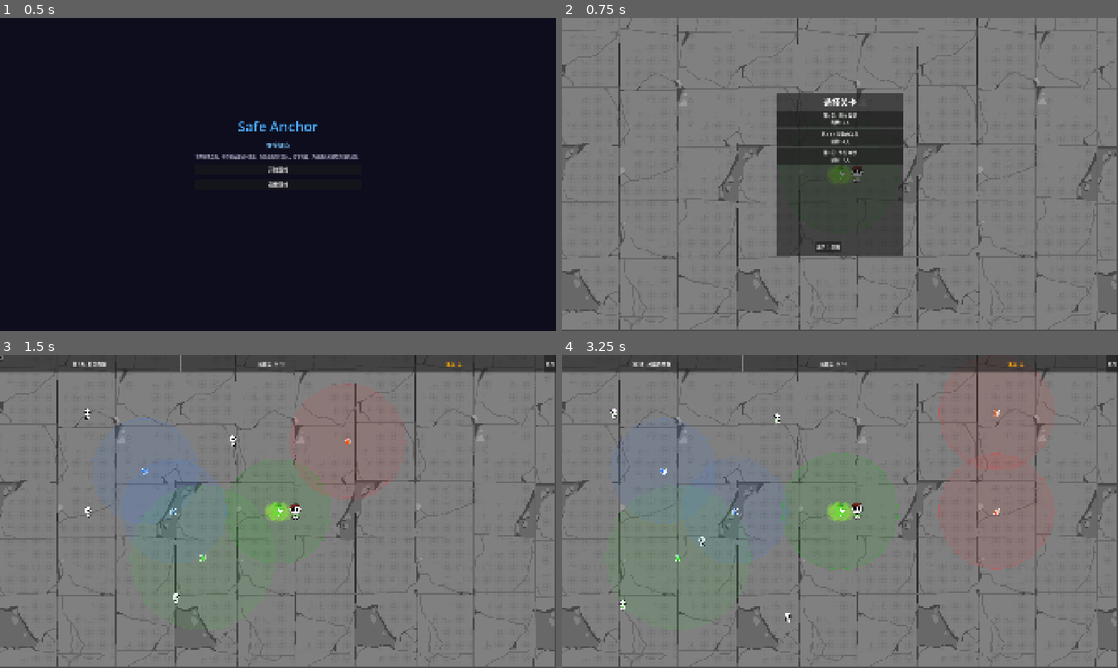
Above: before the commit, frames 1-4 (two rows, left to right).
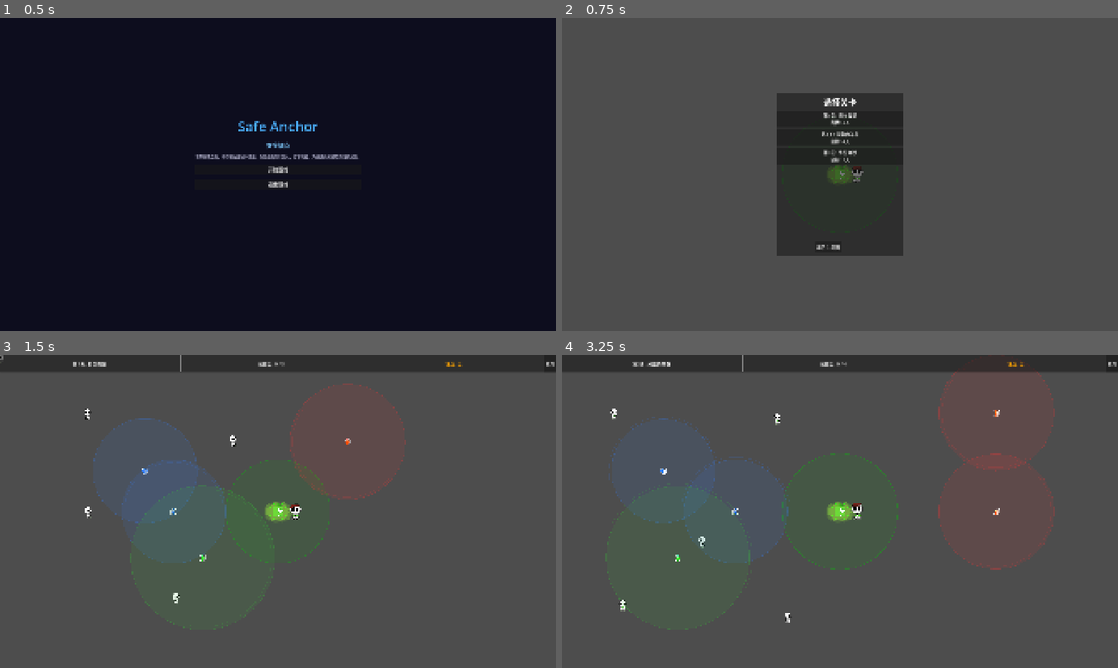
Above: after the commit, the same moments.

Repository: kunk70352-png/Safe-Anchor
Game: Godot game, scene res://src/main/main.tscn
Two runs of this game, one before a commit and one after it. Both use one fixed random seed, a clock stepped at 60 frames per second and the inputs below.
Inputs:
- Up to frame 1 (0.5 s): no input
- Up to frame 2 (0.75 s): click "开始游戏" at 0.5 s
- Up to frame 3 (1.5 s): click "第1关: 初次救援 目标: 3人" at 1.25 s
- Up to frame 4 (3.25 s): click "放弃" at 2 s; click "第2关: 分散的羊群 目标: 4人" at 2.75 s

Frame 1 is identical in both runs. In frame 2, 85% of the frame differs, in the area x 0-100%, y 0-100%; in frame 3, 90%; in frame 4, 90%, in the area x 0-100%, y 5-100%.

Commit message:
支持每关独立TileMap地图

Diff:
--- a/resources/levels/level_1.tres
+++ b/resources/levels/level_1.tres
@@ -16,4 +16,5 @@
 safe_house_attraction_radius = 180.0
 type1_positions = Array[Vector2]([Vector2(500, 400), Vector2(600, 540)])
 type2_positions = Array[Vector2]([Vector2(700, 700)])
+tile_map_path = "res://resources/levels/maps/level_1_map.tscn"
 type3_positions = Array[Vector2]([Vector2(1200, 300)])
--- a/resources/levels/level_2.tres
+++ b/resources/levels/level_2.tres
@@ -19,4 +19,5 @@
 safe_house_attraction_radius = 200.0
 type1_positions = Array[Vector2]([Vector2(350, 400), Vector2(600, 540)])
 type2_positions = Array[Vector2]([Vector2(400, 700)])
+tile_map_path = "res://resources/levels/maps/level_2_map.tscn"
 type3_positions = Array[Vector2]([Vector2(1500, 540), Vector2(1500, 200)])
--- a/resources/levels/level_3.tres
+++ b/resources/levels/level_3.tres
@@ -19,4 +19,5 @@
 safe_house_attraction_radius = 200.0
 type1_positions = Array[Vector2]([Vector2(600, 400), Vector2(900, 600)])
 type2_positions = Array[Vector2]([])
+tile_map_path = "res://resources/levels/maps/level_3_map.tscn"
 type3_positions = Array[Vector2]([Vector2(300, 600), Vector2(1000, 200)])
--- a/resources/levels/level_data.gd
+++ b/resources/levels/level_data.gd
@@ -28,6 +28,8 @@
 @export var safe_house_position: Vector2 = Vector2(960, 540)
 ## 安全屋吸引半径
 @export var safe_house_attraction_radius: float = 200.0
+## 关卡地图场景路径
+@export var tile_map_path: String = ""
 ## 预置初始锚点位置
 @export var type1_positions: Array[Vector2] = []
 ## 预置大型锚点位置
--- /dev/null
+++ b/resources/levels/maps/level_1_map.tscn
@@ -0,0 +1,13 @@
+[gd_scene load_steps=2 format=3]
+
+[ext_resource type="Texture2D" uid="uid://bt0uk0b13tgox" path="res://assets/sprites/IMG_8956.PNG" id="1_tex"]
+
+[sub_resource type="TileSetAtlasSource" id="TileSetAtlasSource_src"]
+texture = ExtResource("1_tex")
+0:0/size_in_atlas = Vector2i(120, 67)
+
+[sub_resource type="TileSet" id="TileSet_ts"]
+sources/0 = SubResource("TileSetAtlasSource_src")
+
+[node name="TileMapLayer" type="TileMapLayer"]
+tile_set = SubResource("TileSet_ts")
--- /dev/null
+++ b/resources/levels/maps/level_2_map.tscn
@@ -0,0 +1,13 @@
+[gd_scene load_steps=2 format=3]
+
+[ext_resource type="Texture2D" uid="uid://bt0uk0b13tgox" path="res://assets/sprites/IMG_8956.PNG" id="1_tex"]
+
+[sub_resource type="TileSetAtlasSource" id="TileSetAtlasSource_src"]
+texture = ExtResource("1_tex")
+0:0/size_in_atlas = Vector2i(120, 67)
+
+[sub_resource type="TileSet" id="TileSet_ts"]
+sources/0 = SubResource("TileSetAtlasSource_src")
+
+[node name="TileMapLayer" type="TileMapLayer"]
+tile_set = SubResource("TileSet_ts")
--- /dev/null
+++ b/resources/levels/maps/level_3_map.tscn
@@ -0,0 +1,13 @@
+[gd_scene load_steps=2 format=3]
+
+[ext_resource type="Texture2D" uid="uid://bt0uk0b13tgox" path="res://assets/sprites/IMG_8956.PNG" id="1_tex"]
+
+[sub_resource type="TileSetAtlasSource" id="TileSetAtlasSource_src"]
+texture = ExtResource("1_tex")
+0:0/size_in_atlas = Vector2i(120, 67)
+
+[sub_resource type="TileSet" id="TileSet_ts"]
+sources/0 = SubResource("TileSetAtlasSource_src")
+
+[node name="TileMapLayer" type="TileMapLayer"]
+tile_set = SubResource("TileSet_ts")
--- a/src/world/world.gd
+++ b/src/world/world.gd
@@ -36,6 +36,9 @@
 
 	safe_house.position = level_data.safe_house_position
 	safe_house.attraction_radius = level_data.safe_house_attraction_radius
+
+	# 加载关卡地图
+	_load_tile_map(level_data)
 
 	# 玩家初始位置在安全屋旁边
 	player.global_position = level_data.safe_house_position + Vector2(60, 0)
@@ -176,6 +179,20 @@
 		anchors_container.add_child(a)
 
 
+# ---- 地图 ----
+
+func _load_tile_map(level_data: LevelData) -> void:
+	for child in get_children():
+		if child is TileMapLayer:
+			child.queue_free()
+	if not level_data.tile_map_path.is_empty():
+		var scene := load(level_data.tile_map_path) as PackedScene
+		if scene:
+			var map := scene.instantiate()
+			add_child(map)
+			move_child(map, 0)  # 放到最底层
+
+
 # ---- 清理 ----
 
 func _clear_containers() -> void:
--- a/src/world/world.tscn
+++ b/src/world/world.tscn
@@ -1,17 +1,8 @@
-[gd_scene format=3 uid="uid://cwrld1"]
+[gd_scene load_steps=5 format=3 uid="uid://cwrld1"]
 
 [ext_resource type="Script" uid="uid://dcnyowkdge5s1" path="res://src/world/world.gd" id="1_script"]
-[ext_resource type="Texture2D" uid="uid://bt0uk0b13tgox" path="res://assets/sprites/IMG_8956.PNG" id="2_bsf3i"]
 [ext_resource type="PackedScene" uid="uid://csh1" path="res://src/safe_house/safe_house.tscn" id="2_safehouse"]
 [ext_resource type="PackedScene" uid="uid://cplyr1" path="res://src/player/player.tscn" id="3_player"]
-
-[sub_resource type="TileSetAtlasSource" id="TileSetAtlasSource_bsf3i"]
-texture = ExtResource("2_bsf3i")
-0:0/size_in_atlas = Vector2i(120, 67)
-0:0/0 = 0
-
-[sub_resource type="TileSet" id="TileSet_cyqww"]
-sources/0 = SubResource("TileSetAtlasSource_bsf3i")
 
 [sub_resource type="RectangleShape2D" id="wall_h"]
 size = Vector2(1920, 20)
@@ -21,10 +12,6 @@
 
 [node name="World" type="Node2D" unique_id=1142537129 groups=["world"]]
 script = ExtResource("1_script")
-
-[node name="TileMapLayer" type="TileMapLayer" parent="." unique_id=2078247503]
-tile_map_data = PackedByteArray(0, 0, 59, 0, 33, 0, 0, 0, 0, 0, 0, 0, 0, 0)
-tile_set = SubResource("TileSet_cyqww")
 
 [node name="NavigationRegion2D" type="NavigationRegion2D" parent="." unique_id=82103239]
 
